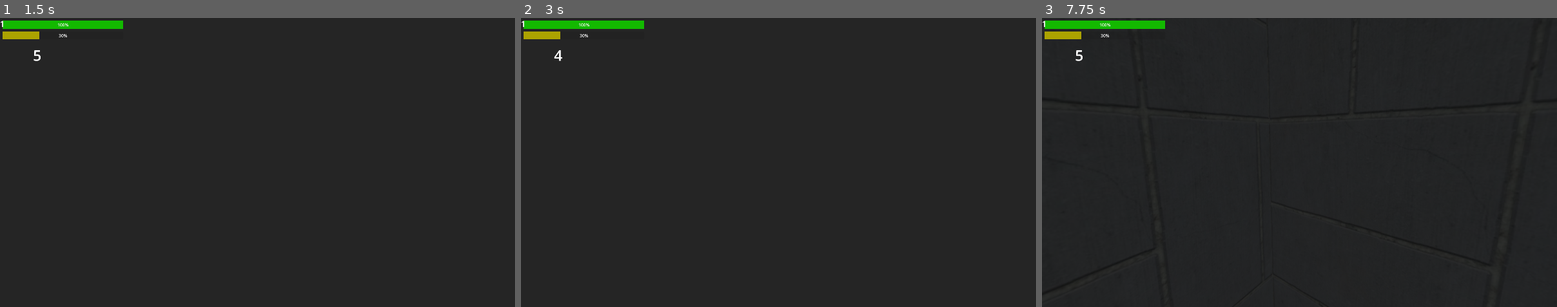
Above: before the commit, frames 1-3 (left to right).
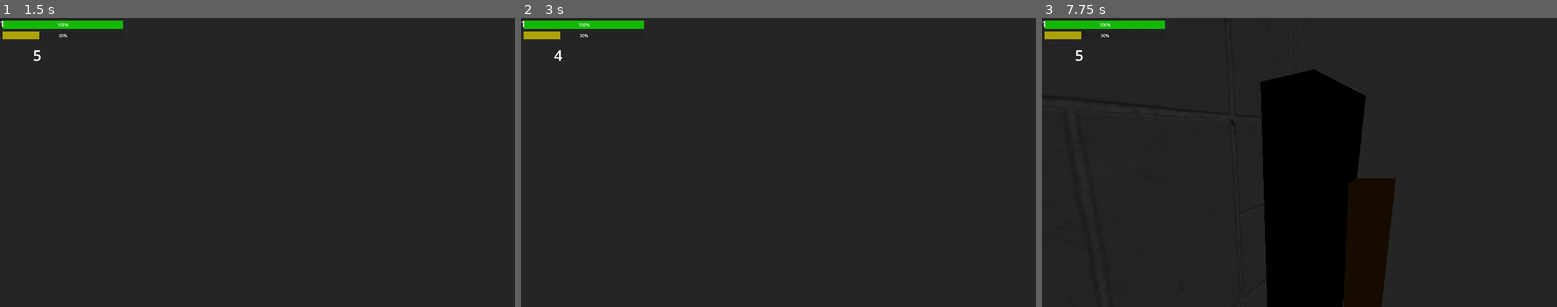
Above: after the commit, the same moments.

Repository: zalt00/SlipFeetpics
Game: Godot game, scene res://scenes/test_scenes/CHARLES.tscn
Two runs of this game, one before a commit and one after it. Both use one fixed random seed, a clock stepped at 60 frames per second and the inputs below. The project has no main scene, so this scene is started directly.
Inputs (mouse positions are in pixels of both pictures, inside the frame that each line leads up to):
- Up to frame 1 (1.5 s): tap Enter (pause) at 0.5 s; move the mouse to (252, 168) at 0.52 s; hold W (avant) from 0.53 s (still down); tap S (arrière) at 0.6 s; tap R (respawn) at 1.25 s; move the mouse to (293, 165) at 1.27 s; tap F (godmod) at 1.35 s
- Up to frame 2 (3 s): tap R (respawn) at 2, 2.75 s; move the mouse to (737, 159) at 2.02 s; hold E (interact) 2.03-2.78 s; move the mouse to (783, 162) at 2.77 s; release W (avant) at 2.78 s; hold Q (gauche) from 2.78 s (still down); click (783, 162) at 2.85 s
- Up to frame 3 (7.75 s): tap R (respawn) at 3.5, 4.25 s; move the mouse to (1278, 156) at 3.52 s; release Q (gauche) at 3.53 s; hold W (avant) 3.53-5.78 s; tap Middle mouse button (tirer_secondaire) at 3.6 s; move the mouse to (1325, 162) at 4.27 s; right-click (1325, 162) at 4.35 s; move the mouse to (1273, 162) at 5.02 s; tap Z at 5.1 s; move the mouse to (1309, 156) at 5.77 s; hold D (droite) 5.78-6.53 s; tap Shift at 5.85 s; move the mouse to (1294, 168) at 6.52 s; hold W (avant) from 6.53 s (still down); tap Alt at 6.6 s; move the mouse to (1335, 165) at 7.27 s; tap P at 7.35 s

Frames 1-2 are identical in both runs. In frame 3, 17% of the frame differs, in the area x 42-69%, y 17-100%.

Commit message:
nouveau_charles_spots

Diff:
--- a/scenes/lights_charles/ambiant_spot_light.tscn
+++ /dev/null
@@ -1,48 +0,0 @@
-[gd_scene load_steps=5 format=3 uid="uid://c7kjir42wrqa7"]
-
-[ext_resource type="Material" uid="uid://d4cxa60yuipsj" path="res://materials/metallic.tres" id="1_wftm1"]
-[ext_resource type="Material" uid="uid://jl4si673qlox" path="res://materials/white_vraiment_blanc.tres" id="2_c2moc"]
-
-[sub_resource type="CapsuleMesh" id="CapsuleMesh_h7sf5"]
-radius = 0.4
-height = 1.5
-
-[sub_resource type="CapsuleMesh" id="CapsuleMesh_b0lte"]
-material = ExtResource("2_c2moc")
-radius = 0.2
-height = 0.7
-
-[node name="SpotLightCharles" type="Node3D"]
-transform = Transform3D(1, 0, 0, 0, 1, 0, 0, 0, 1, 0, -0.751118, 0)
-
-[node name="base" type="CSGCombiner3D" parent="."]
-material_override = ExtResource("1_wftm1")
-
-[node name="CSGMesh3D" type="CSGMesh3D" parent="base"]
-mesh = SubResource("CapsuleMesh_h7sf5")
-
-[node name="CSGMesh3D2" type="CSGMesh3D" parent="base"]
-transform = Transform3D(0.8, 0, 0, 0, 0.8, 0, 0, 0, 0.8, 0, 0, 0)
-operation = 2
-mesh = SubResource("CapsuleMesh_h7sf5")
-
-[node name="CSGBox3D" type="CSGBox3D" parent="base"]
-transform = Transform3D(1, 0, 0, 0, 1, 0, 0, 0, 1, 0, -0.386719, 0)
-operation = 2
-size = Vector3(1, 1.22656, 1)
-
-[node name="bulb" type="CSGCombiner3D" parent="."]
-
-[node name="CSGMesh3D" type="CSGMesh3D" parent="bulb"]
-transform = Transform3D(1, 0, 0, 0, 1, 0, 0, 0, 1, 0, 0.346101, 0)
-mesh = SubResource("CapsuleMesh_b0lte")
-
-[node name="spot" type="Node3D" parent="."]
-
-[node name="OmniLight3D" type="OmniLight3D" parent="spot"]
-transform = Transform3D(1, 0, 0, 0, 1, 0, 0, 0, 1, 0, -0.329472, 0)
-light_color = Color(0.784314, 1, 1, 1)
-light_cull_mask = 4294967293
-shadow_enabled = true
-omni_range = 25.0
-omni_attenuation = 0.8
--- a/scenes/lights_charles/ambiant_up_light.tscn
+++ b/scenes/lights_charles/ambiant_up_light.tscn
@@ -1,12 +1,13 @@
-[gd_scene load_steps=2 format=3 uid="uid://dw7udw55suwgp"]
+[gd_scene load_steps=2 format=3 uid="uid://cloo5oica10tn"]
 
-[ext_resource type="Material" uid="uid://d4cxa60yuipsj" path="res://materials/metallic.tres" id="1_0b3wp"]
+[ext_resource type="Material" uid="uid://d4cxa60yuipsj" path="res://materials/metallic.tres" id="1_rbmgv"]
 
 [node name="AmbiantUpLight" type="Node3D"]
 
 [node name="base" type="CSGCombiner3D" parent="."]
 transform = Transform3D(1, 0, 0, 0, 1, 0, 0, 0, 1, 0, -0.0397724, -0.15525)
-material_override = ExtResource("1_0b3wp")
+material_override = ExtResource("1_rbmgv")
+use_collision = true
 
 [node name="CSGCylinder3D" type="CSGCylinder3D" parent="base"]
 transform = Transform3D(1, 0, 0, 0, 0.906308, -0.422618, 0, 0.422618, 0.906308, 0, 0.690432, 0.5)
@@ -35,6 +36,7 @@
 
 [node name="SpotLight3D" type="SpotLight3D" parent="spot"]
 transform = Transform3D(1, 0, 0, 0, -0.422618, -0.906308, 0, 0.906308, -0.422618, 0, 0.770333, 0.411591)
+layers = 64
 light_color = Color(0.784314, 1, 1, 1)
 spot_range = 20.0
 spot_angle = 65.0
--- /dev/null
+++ b/scenes/lights_charles/final_light_charles.tscn
@@ -0,0 +1,51 @@
+[gd_scene load_steps=3 format=3 uid="uid://dw7udw55suwgp"]
+
+[ext_resource type="Material" uid="uid://d4cxa60yuipsj" path="res://materials/metallic.tres" id="1_0b3wp"]
+[ext_resource type="Material" uid="uid://cys8n0adb33n6" path="res://materials/wire_off.tres" id="2_wykaj"]
+
+[node name="FinalLightCharles" type="Node3D"]
+
+[node name="bulb" type="CSGCombiner3D" parent="."]
+material_override = ExtResource("2_wykaj")
+
+[node name="CSGCylinder3D5" type="CSGCylinder3D" parent="bulb"]
+transform = Transform3D(-1, 7.9232e-08, -3.69464e-08, -8.74228e-08, -0.906308, 0.422618, 0, 0.422618, 0.906308, 6.03595e-08, -0.790709, 0.349215)
+radius = 0.15
+height = 0.176876
+sides = 5
+
+[node name="spot" type="Node3D" parent="."]
+
+[node name="SpotLight3D2" type="SpotLight3D" parent="spot"]
+transform = Transform3D(1, 0, 0, 0, -0.5, 0.866025, 0, -0.866025, -0.5, 3.8147e-06, -0.937274, 0.420974)
+spot_range = 20.0
+spot_attenuation = 0.176777
+spot_angle = 10.0
+spot_angle_attenuation = 0.116629
+
+[node name="base" type="CSGCombiner3D" parent="."]
+transform = Transform3D(-1, 8.74228e-08, 0, -8.74228e-08, -1, 0, 0, 0, 1, 0, 0.0210966, -0.207302)
+material_override = ExtResource("1_0b3wp")
+
+[node name="CSGCylinder3D" type="CSGCylinder3D" parent="base"]
+transform = Transform3D(1, 0, 0, 0, 0.906308, -0.422618, 0, 0.422618, 0.906308, 0, 0.690432, 0.5)
+radius = 0.2
+height = 0.5
+sides = 5
+
+[node name="CSGCylinder3D3" type="CSGCylinder3D" parent="base"]
+transform = Transform3D(1, 0, 0, 0, 0.906308, -0.422618, 0, 0.422618, 0.906308, 0, 0.751134, 0.525859)
+operation = 2
+radius = 0.15
+height = 0.4
+sides = 5
+
+[node name="CSGCylinder3D2" type="CSGCylinder3D" parent="base"]
+transform = Transform3D(1, 0, 0, 0, 0.906308, -0.422618, 0, 0.422618, 0.906308, 0, 0.265476, 0.281859)
+radius = 0.05
+height = 0.5
+
+[node name="CSGCylinder3D4" type="CSGCylinder3D" parent="base"]
+transform = Transform3D(1, 0, 0, 0, -4.37114e-08, -1, 0, 1, -4.37114e-08, 0, 0.0673951, -0.0298647)
+radius = 0.05
+height = 0.5
--- a/scenes/lights_charles/neon.tscn
+++ /dev/null
@@ -1,3 +0,0 @@
-[gd_scene format=3 uid="uid://dyseq2yryspm4"]
-
-[node name="Neon" type="Node3D"]
--- a/scenes/lights_charles/spot_light_charles.tscn
+++ /dev/null
@@ -1,63 +0,0 @@
-[gd_scene load_steps=5 format=3 uid="uid://bc6wrf1uiymnc"]
-
-[ext_resource type="Material" uid="uid://d4cxa60yuipsj" path="res://materials/metallic.tres" id="1_n1k5g"]
-[ext_resource type="Material" uid="uid://co1q438focn42" path="res://materials/wire_on.tres" id="2_tlf78"]
-
-[sub_resource type="CapsuleMesh" id="CapsuleMesh_h7sf5"]
-radius = 0.4
-height = 1.5
-
-[sub_resource type="CapsuleMesh" id="CapsuleMesh_b0lte"]
-material = ExtResource("2_tlf78")
-radius = 0.2
-height = 0.7
-
-[node name="SpotLightCharles" type="Node3D"]
-
-[node name="base" type="CSGCombiner3D" parent="."]
-material_override = ExtResource("1_n1k5g")
-
-[node name="CSGMesh3D" type="CSGMesh3D" parent="base"]
-mesh = SubResource("CapsuleMesh_h7sf5")
-
-[node name="CSGMesh3D2" type="CSGMesh3D" parent="base"]
-transform = Transform3D(0.8, 0, 0, 0, 0.8, 0, 0, 0, 0.8, 0, 0, 0)
-operation = 2
-mesh = SubResource("CapsuleMesh_h7sf5")
-
-[node name="CSGBox3D" type="CSGBox3D" parent="base"]
-transform = Transform3D(1, 0, 0, 0, 1, 0, 0, 0, 1, 0, -0.386719, 0)
-operation = 2
-size = Vector3(1, 1.22656, 1)
-
-[node name="CSGCylinder3D" type="CSGCylinder3D" parent="base"]
-transform = Transform3D(1, 0, 0, 0, 1, 0, 0, 0, 1, 0, 0.946568, 0)
-radius = 0.047
-height = 0.5
-
-[node name="CSGCylinder3D2" type="CSGCylinder3D" parent="base"]
-transform = Transform3D(1, 0, 0, 0, -4.37114e-08, -1, 0, 1, -4.37114e-08, 0, 1.17721, 0.20862)
-radius = 0.047
-height = 0.5
-
-[node name="bulb" type="CSGCombiner3D" parent="."]
-
-[node name="CSGMesh3D" type="CSGMesh3D" parent="bulb"]
-transform = Transform3D(1, 0, 0, 0, 1, 0, 0, 0, 1, 0, 0.346101, 0)
-mesh = SubResource("CapsuleMesh_b0lte")
-
-[node name="spot" type="Node3D" parent="."]
-
-[node name="SpotLight3D" type="SpotLight3D" parent="spot"]
-transform = Transform3D(1, 0, 0, 0, -4.37114e-08, 1, 0, -1, -4.37114e-08, 0, 0, 0)
-light_color = Color(0.784314, 0.784314, 0, 1)
-shadow_enabled = true
-spot_range = 11.0
-spot_attenuation = 0.00418662
-spot_angle = 7.0
-spot_angle_attenuation = 0.5
-
-[node name="OmniLight3D" type="OmniLight3D" parent="spot"]
-transform = Transform3D(1, 0, 0, 0, 1, 0, 0, 0, 1, 0, -0.0047766, 0)
-light_color = Color(0.784314, 0.784314, 0, 1)
-shadow_enabled = true
--- a/scenes/test_scenes/CHARLES.tscn
+++ b/scenes/test_scenes/CHARLES.tscn
@@ -1,12 +1,11 @@
-[gd_scene load_steps=9 format=3 uid="uid://clft8rriwp70h"]
+[gd_scene load_steps=8 format=3 uid="uid://clft8rriwp70h"]
 
 [ext_resource type="PackedScene" uid="uid://bjqcqg24t4o3" path="res://scenes/fps_player.tscn" id="1_c6ihu"]
 [ext_resource type="Material" path="res://materials/unbreakable.tres" id="1_dx1tu"]
 [ext_resource type="PackedScene" uid="uid://8jvacyrdv33w" path="res://scenes/switch_charles.tscn" id="2_4gawr"]
 [ext_resource type="PackedScene" uid="uid://yo3vtjafi7si" path="res://scenes/lights_charles/light_depart.tscn" id="5_a2lm4"]
-[ext_resource type="PackedScene" uid="uid://6cv2qpe2yxgc" path="res://scenes/lights_charles/ambiant_circle_light.tscn" id="5_o3775"]
-[ext_resource type="PackedScene" uid="uid://bc6wrf1uiymnc" path="res://scenes/lights_charles/spot_light_charles.tscn" id="6_jc3jo"]
-[ext_resource type="PackedScene" uid="uid://dw7udw55suwgp" path="res://scenes/lights_charles/ambiant_up_light.tscn" id="7_rnply"]
+[ext_resource type="PackedScene" uid="uid://dw7udw55suwgp" path="res://scenes/lights_charles/final_light_charles.tscn" id="6_wiqo0"]
+[ext_resource type="PackedScene" uid="uid://cloo5oica10tn" path="res://scenes/lights_charles/ambiant_up_light.tscn" id="7_rnply"]
 
 [sub_resource type="Environment" id="Environment_y2qll"]
 
@@ -22,22 +21,22 @@
 size = Vector3(11.9633, 12.8455, 44.7582)
 
 [node name="CSGBox3D9" type="CSGBox3D" parent="unbreakable"]
-transform = Transform3D(1, 0, 0, 0, 1, 0, 0, 0, 1, 0.0824318, 7.07837, 2.69715)
+transform = Transform3D(1, 0, 0, 0, 1, 0, 0, 0, 1, 0.0824318, 7.07837, 2.18449)
 operation = 2
-size = Vector3(11.6621, 11.9766, 18.6847)
+size = Vector3(11.6621, 11.9766, 19.71)
 
 [node name="CSGBox3D11" type="CSGBox3D" parent="unbreakable"]
 transform = Transform3D(1, 0, 0, 0, 1, 0, 0, 0, 1, 0.0824318, 1.84909, -2.38258)
 size = Vector3(2.57983, 1.51807, 3.57129)
 
 [node name="CSGBox3D13" type="CSGBox3D" parent="unbreakable"]
-transform = Transform3D(1, 0, 0, 0, 1, 0, 0, 0, 1, 0.0824318, 1.84822, 1.84677)
-size = Vector3(11.7471, 1.51633, 4.88574)
+transform = Transform3D(1, 0, 0, 0, 1, 0, 0, 0, 1, 0.0824318, 1.84909, 5.73798)
+size = Vector3(11.717, 1.51807, 12.6686)
 
 [node name="CSGBox3D10" type="CSGBox3D" parent="unbreakable"]
-transform = Transform3D(1, 0, 0, 0, 1, 0, 0, 0, 1, -0.0122644, 4.80919, -9.60505)
+transform = Transform3D(1, 0, 0, 0, 1, 0, 0, 0, 1, -0.0122644, 5.94663, -10.1128)
 operation = 2
-size = Vector3(3.51367, 2.82959, 5.93324)
+size = Vector3(3.51367, 2.82959, 4.91779)
 
 [node name="CSGBox3D12" type="CSGBox3D" parent="unbreakable"]
 transform = Transform3D(1, 0, 0, 0, 1, 0, 0, 0, 1, -0.0122644, 4.52232, -13.9331)
@@ -48,55 +47,61 @@
 transform = Transform3D(1, 0, 0, 0, 1, 0, 0, 0, 1, 0, 0, 5.89218)
 use_collision = true
 
-[node name="CSGBox3D" type="CSGBox3D" parent="breakable"]
-transform = Transform3D(1, 0, 0, 0, 1, 0, 0, 0, 1, 0, 4.79663, -13.0621)
-size = Vector3(3.56348, 2.86502, 1)
-
-[node name="CSGBox3D2" type="CSGBox3D" parent="breakable"]
-transform = Transform3D(0.707107, 0, -0.707107, 0, 1, 0, 0.707107, 0, 0.707107, -4.14053, 4.14756, -4.73801)
-size = Vector3(4.76953, 4.28993, 0.197266)
-
-[node name="CSGBox3D3" type="CSGBox3D" parent="breakable"]
-transform = Transform3D(0.707107, 0, 0.707107, 0, 1, 0, -0.707107, 0, 0.707107, 4.32021, 4.14756, -4.73801)
-size = Vector3(4.76953, 4.28993, 0.197266)
-
 [node name="player" parent="." node_paths=PackedStringArray("breakable", "unbreakable") instance=ExtResource("1_c6ihu")]
-transform = Transform3D(-4.37114e-08, 0, 1, 0, 1, 0, -1, 0, -4.37114e-08, 0.128099, 3.60717, 1.6668)
+transform = Transform3D(-4.37114e-08, 0, 1, 0, 1, 0, -1, 0, -4.37114e-08, 0.128099, 3.60717, 5.01863)
 breakable = NodePath("../breakable")
 unbreakable = NodePath("../unbreakable")
+jump_speed = [5.0, 5.8, 7.3, 10.0, 15.0]
 
-[node name="SwitchLight" parent="." node_paths=PackedStringArray("lights") instance=ExtResource("2_4gawr")]
+[node name="SysLightsBas" type="Node3D" parent="."]
+
+[node name="WiredLightsBas" type="Node3D" parent="SysLightsBas"]
+
+[node name="LightCharlesDepart" parent="SysLightsBas/WiredLightsBas" instance=ExtResource("5_a2lm4")]
+transform = Transform3D(1, 0, 0, 0, 1, 0, 0, 0, 1, -1.20748, 1.89841, -2.43028)
+
+[node name="LightCharlesDepart2" parent="SysLightsBas/WiredLightsBas" instance=ExtResource("5_a2lm4")]
+transform = Transform3D(-1, 0, -8.74228e-08, 0, 1, 0, 8.74228e-08, 0, -1, 1.36761, 1.89841, -2.43028)
+
+[node name="SwitchLightBas" parent="SysLightsBas" node_paths=PackedStringArray("lights") instance=ExtResource("2_4gawr")]
 transform = Transform3D(-4.37114e-08, 0, 1, 0, 1, 0, -1, 0, -4.37114e-08, -5.71354, 2.15044, -4.54664)
-lights = NodePath("../WiredLights")
+lights = NodePath("../WiredLightsBas")
+
+[node name="SysLightsDroite" type="Node3D" parent="."]
+
+[node name="WiredLightsDroite" type="Node3D" parent="SysLightsDroite"]
+transform = Transform3D(-4.37114e-08, 0, -1, 0, 1, 0, 1, 0, -4.37114e-08, 5.74028, 12, -2.58004)
+
+[node name="FinalLightDroite" parent="SysLightsDroite/WiredLightsDroite" instance=ExtResource("6_wiqo0")]
+
+[node name="SwitchLightDroite" parent="SysLightsDroite" node_paths=PackedStringArray("lights") instance=ExtResource("2_4gawr")]
+transform = Transform3D(-4.37114e-08, 0, -1, 0, 1, 0, 1, 0, -4.37114e-08, 5.90936, 3.98709, 0.93075)
+lights = NodePath("../WiredLightsDroite")
+
+[node name="SysLightsGauche" type="Node3D" parent="."]
+
+[node name="WiredLightsGauche" type="Node3D" parent="SysLightsGauche"]
+
+[node name="FinalLightGauche" parent="SysLightsGauche/WiredLightsGauche" instance=ExtResource("6_wiqo0")]
+transform = Transform3D(-4.37114e-08, 0, 1, 0, 1, 0, -1, 0, -4.37114e-08, -5.55905, 12, -2.58004)
+
+[node name="SwitchLightGauche" parent="." node_paths=PackedStringArray("lights") instance=ExtResource("2_4gawr")]
+transform = Transform3D(-4.37114e-08, 0, 1, 0, 1, 0, -1, 0, -4.37114e-08, -5.70385, 3.92675, 1.00277)
+lights = NodePath("../SysLightsGauche/WiredLightsGauche")
 
 [node name="AmbiantLigths" type="Node3D" parent="."]
-visible = false
 
-[node name="ambiant1" parent="AmbiantLigths" instance=ExtResource("5_o3775")]
-transform = Transform3D(-4.37114e-08, -1, 0, 1, -4.37114e-08, 0, 0, 0, 1, -2.71355, 6.22694, -2.0935)
+[node name="AmbiantUpLight" parent="AmbiantLigths" instance=ExtResource("7_rnply")]
+transform = Transform3D(1, 0, 0, 0, 1, 0, 0, 0, 1, -2.81462, 4.5047, -7.39335)
 
-[node name="ambiant2" parent="AmbiantLigths" instance=ExtResource("5_o3775")]
-transform = Transform3D(-4.37114e-08, -1, 0, 1, -4.37114e-08, 0, 0, 0, 1, 2.88297, 6.22694, -2.0935)
+[node name="AmbiantUpLight2" parent="AmbiantLigths" instance=ExtResource("7_rnply")]
+transform = Transform3D(1, 0, 0, 0, 1, 0, 0, 0, 1, 2.70212, 4.5047, -7.39335)
+
+[node name="AmbiantUpLight3" parent="AmbiantLigths" instance=ExtResource("7_rnply")]
+transform = Transform3D(-1, 0, -8.74228e-08, 0, 1, 0, 8.74228e-08, 0, -1, -2.81462, 4.5047, 12.0245)
+
+[node name="AmbiantUpLight4" parent="AmbiantLigths" instance=ExtResource("7_rnply")]
+transform = Transform3D(-1, 0, -8.74228e-08, 0, 1, 0, 8.74228e-08, 0, -1, 2.70212, 4.5047, 12.0245)
 
 [node name="WorldEnvironment" type="WorldEnvironment" parent="."]
 environment = SubResource("Environment_y2qll")
-
-[node name="WiredLights" type="Node3D" parent="."]
-
-[node name="LightCharlesDepart" parent="WiredLights" instance=ExtResource("5_a2lm4")]
-transform = Transform3D(1, 0, 0, 0, 1, 0, 0, 0, 1, -1.20748, 1.89841, -2.43028)
-
-[node name="LightCharlesDepart2" parent="WiredLights" instance=ExtResource("5_a2lm4")]
-transform = Transform3D(-1, 0, -8.74228e-08, 0, 1, 0, 8.74228e-08, 0, -1, 1.36761, 1.89841, -2.43028)
-
-[node name="SpotLightCharles" parent="." instance=ExtResource("6_jc3jo")]
-transform = Transform3D(0.707748, -0.643432, -0.291698, 0.0649035, 0.470372, -0.880078, 0.703477, 0.603942, 0.374666, -4.90529, 5.42172, 1.83971)
-
-[node name="SpotLightCharles2" parent="." instance=ExtResource("6_jc3jo")]
-transform = Transform3D(0.650457, 0.649148, 0.394351, 0.0651608, 0.469589, -0.880477, -0.756743, 0.598409, 0.263148, 5.09487, 5.42172, 1.79921)
-
-[node name="AmbiantUpLight" parent="." instance=ExtResource("7_rnply")]
-transform = Transform3D(1, 0, 0, 0, 1, 0, 0, 0, 1, 2.71424, 4.80731, -6.52639)
-
-[node name="AmbiantUpLight2" parent="." instance=ExtResource("7_rnply")]
-transform = Transform3D(1, 0, 0, 0, 1, 0, 0, 0, 1, -2.87208, 4.80731, -6.52639)
--- a/scripts/switch_charles.gd
+++ b/scripts/switch_charles.gd
@@ -9,7 +9,7 @@
 @onready var mat_on = load("res://materials/wire_on.tres")
 @onready var lever = $Lever
 
-var animation_speed = 3
+var animation_speed = 2
 
 func _ready():
 	for light in lights.get_children():
